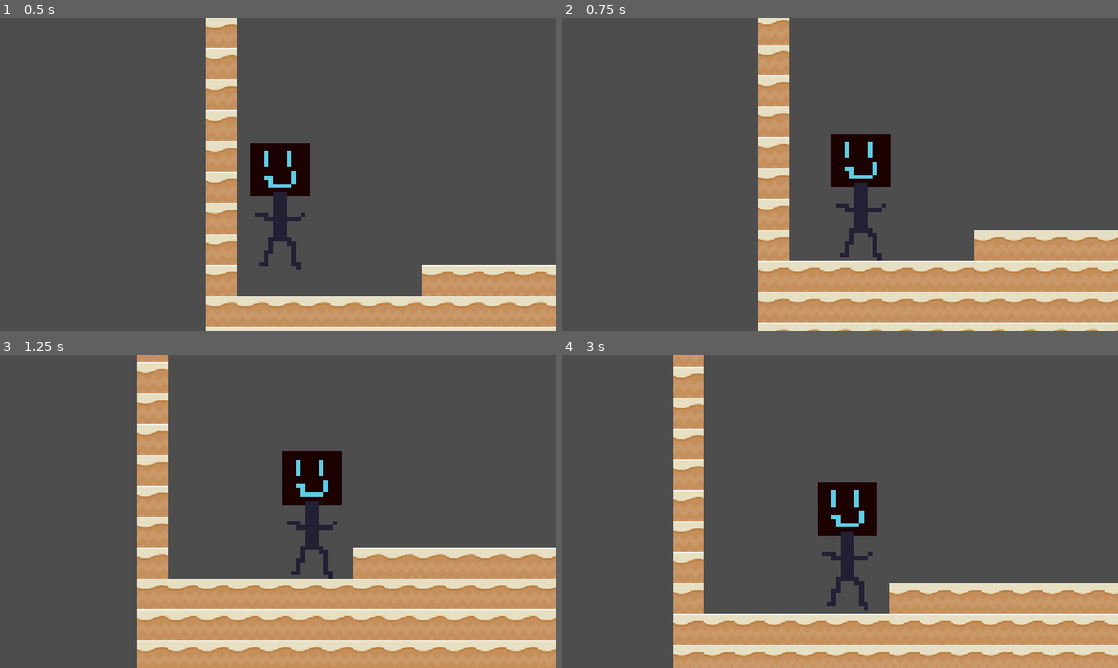
Above: before the commit, frames 1-4 (two rows, left to right).
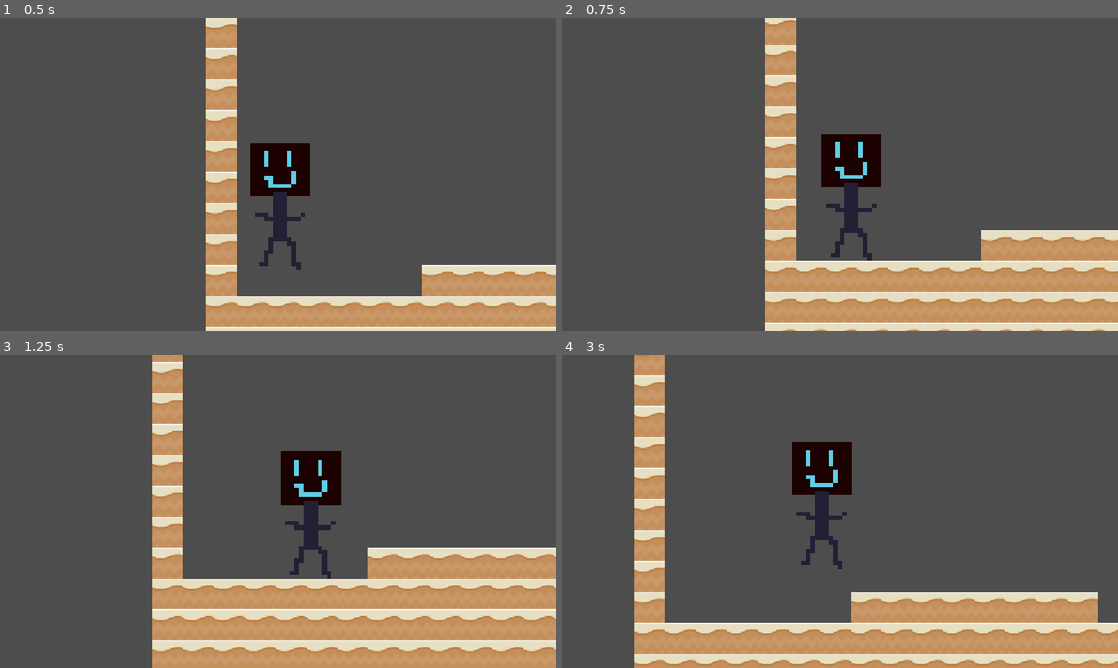
Above: after the commit, the same moments.

Repository: Reprogram2911/BouncyCastle
Game: Godot game, scene res://main.tscn
The game is run twice, just before and just after one commit, with the same random seed, the same clock (stepped at 60 frames per second) and the same inputs.
Inputs:
- Up to frame 1 (0.5 s): no input
- Up to frame 2 (0.75 s): tap Enter (ui_accept) at 0.5 s; hold Right (ui_right) from 0.53 s (still down); hold Enter (ui_accept) from 0.53 s (still down)
- Up to frame 3 (1.25 s): keep holding Right (ui_right); keep holding Enter (ui_accept)
- Up to frame 4 (3 s): release Enter (ui_accept) at 1.28 s; tap Enter (ui_accept) at 1.35, 1.52, 1.82, 2.85 s; release Right (ui_right) at 2.03 s; hold Left (ui_left) 2.03-2.78 s; hold Enter (ui_accept) 2.03-2.78 s; hold Right (ui_right) from 2.78 s (still down)

Frame 1 is identical in both runs. In frame 2, 5.5% of the frame differs, in the area x 35-100%, y 0-100%; in frame 3, 7.8%; in frame 4, 27%, in the area x 13-100%, y 0-100%.

Commit message:
basic jumping

Diff:
--- /dev/null
+++ b/bounce_logic.gd
@@ -0,0 +1,12 @@
+class_name BounceLogic
+
+const START_SPEED := 450.0
+const BOUNCE_DAMPING := 0.9
+const JUMP_GROWTH := 1.2
+const MIN_BOUNCE_SPEED := 350.0
+const MAX_BOUNCE_SPEED := 1000.0
+
+
+static func bounce_velocity(impact_speed: float, boosted: bool) -> float:
+	var factor := JUMP_GROWTH if boosted else BOUNCE_DAMPING
+	return -clampf(impact_speed * factor, MIN_BOUNCE_SPEED, MAX_BOUNCE_SPEED)
--- /dev/null
+++ b/jump_window.gd
@@ -0,0 +1,37 @@
+class_name JumpWindow
+extends RefCounted
+
+const BEFORE_LANDING := 0.12
+const AFTER_LANDING := 0.1
+
+var _since_press := INF
+var _since_landing := INF
+
+
+func tick(delta: float) -> void:
+	_since_press += delta
+	_since_landing += delta
+
+
+func press() -> void:
+	_since_press = 0.0
+
+
+func pressed_recently() -> bool:
+	return _since_press <= BEFORE_LANDING
+
+
+func landed_recently() -> bool:
+	return _since_landing <= AFTER_LANDING
+
+
+func register_landing(boosted: bool) -> void:
+	if boosted:
+		consume()
+	else:
+		_since_landing = 0.0
+
+
+func consume() -> void:
+	_since_press = INF
+	_since_landing = INF
--- /dev/null
+++ b/movement_logic.gd
@@ -0,0 +1,11 @@
+class_name MovementLogic
+
+const MAX_SPEED := 300.0
+const ACCELERATION := 1200.0
+const FRICTION := 80.0
+
+
+static func horizontal_velocity(current: float, direction: float, delta: float) -> float:
+	if direction:
+		return move_toward(current, direction * MAX_SPEED, ACCELERATION * delta)
+	return move_toward(current, 0.0, FRICTION * delta)
--- a/player.gd
+++ b/player.gd
@@ -1,32 +1,40 @@
 extends CharacterBody2D
 
 
-const SPEED = 300.0
-const JUMP_VELOCITY = -400.0
-
+var started := false
 var was_on_floor := false
+var last_impact_speed := 0.0
+var window := JumpWindow.new()
 
 
 func _physics_process(delta: float) -> void:
+	window.tick(delta)
+
 	if not is_on_floor():
 		velocity += get_gravity() * delta
 
-	if Input.is_action_just_pressed("ui_accept") and is_on_floor():
-		velocity.y = JUMP_VELOCITY
+	var just_pressed := Input.is_action_just_pressed("ui_accept")
+	if just_pressed:
+		window.press()
+
+	if not started and is_on_floor() and just_pressed:
+		velocity.y = -BounceLogic.START_SPEED
+		started = true
+		window.consume()
 
 	var direction := Input.get_axis("ui_left", "ui_right")
-	if direction:
-		velocity.x = direction * SPEED
-	else:
-		velocity.x = move_toward(velocity.x, 0, SPEED)
+	velocity.x = MovementLogic.horizontal_velocity(velocity.x, direction, delta)
 
+	var impact_speed := velocity.y
 	move_and_slide()
 
-	if is_on_floor() and not was_on_floor:
-		_on_landed()
+	if started and is_on_floor() and not was_on_floor:
+		var boosted := Input.is_action_pressed("ui_accept") or window.pressed_recently()
+		velocity.y = BounceLogic.bounce_velocity(impact_speed, boosted)
+		last_impact_speed = impact_speed
+		window.register_landing(boosted)
+	elif started and just_pressed and window.landed_recently():
+		velocity.y = BounceLogic.bounce_velocity(last_impact_speed, true)
+		window.consume()
 
 	was_on_floor = is_on_floor()
-
-
-func _on_landed() -> void:
-	pass
Not shown, added: bounce_logic.gd.uid
Not shown, added: jump_window.gd.uid
Not shown, added: movement_logic.gd.uid
